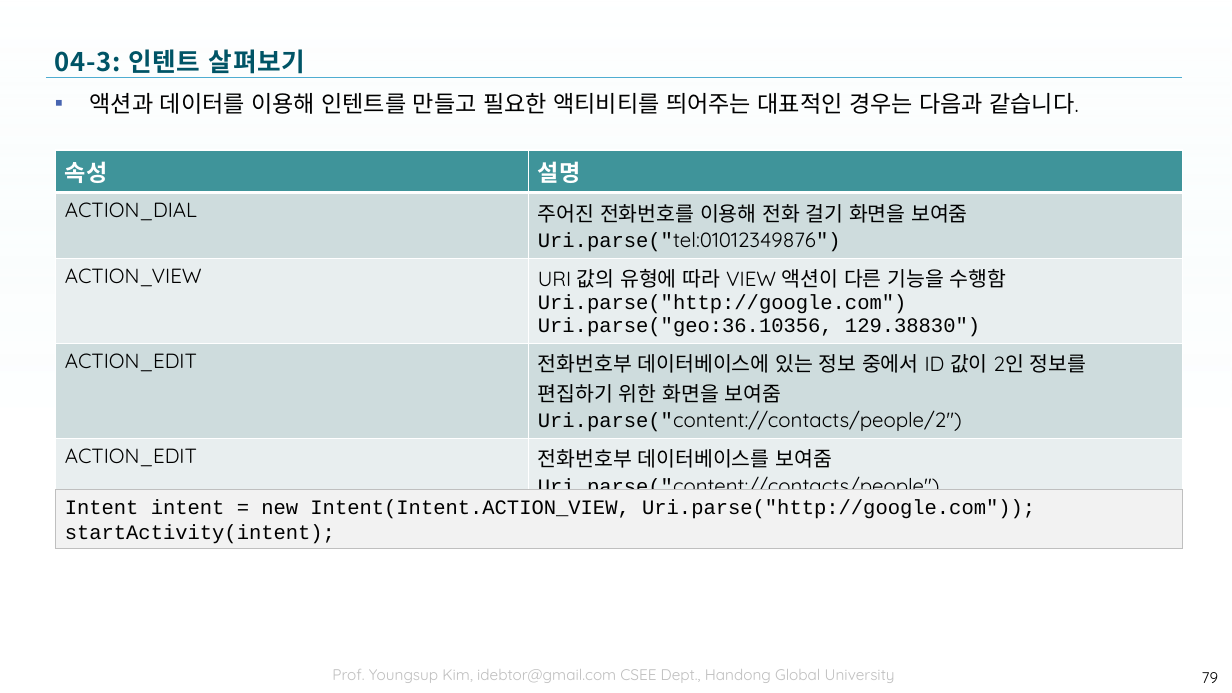
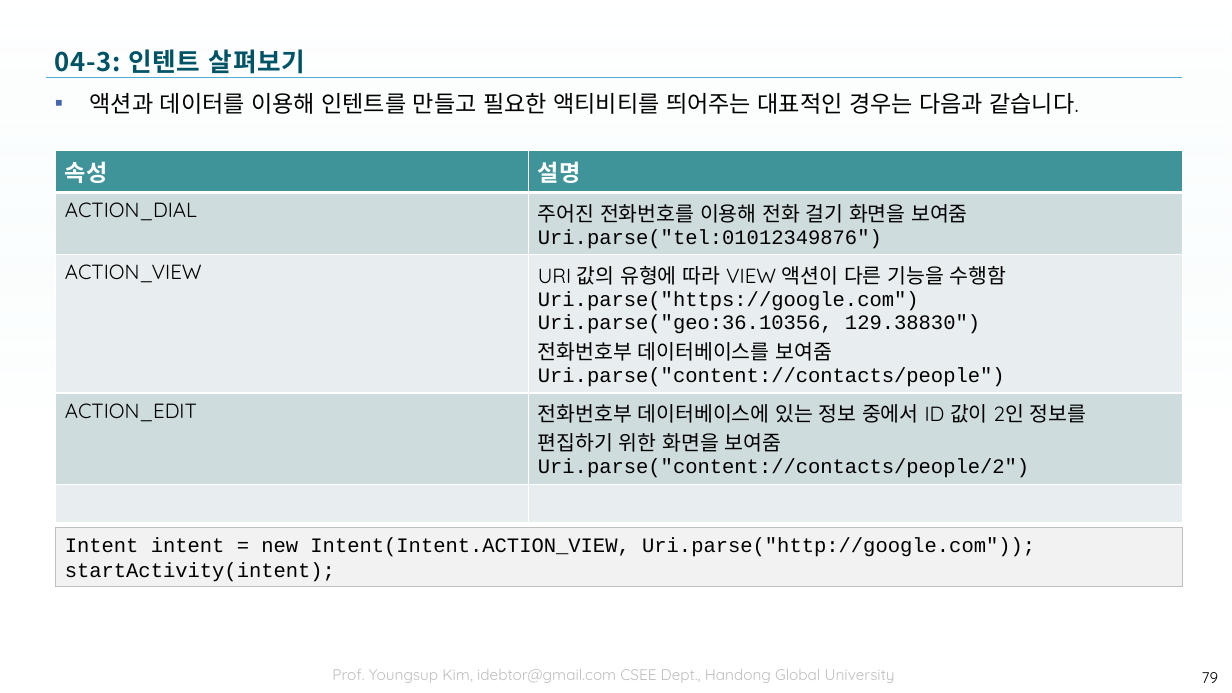
Before and after one commit to tae7841/HuStarAS, a slide deck: slide 79 of ppts/04Activity.pptx. Drawn at 1232x693 pixels with LibreOffice and Linux fonts; fonts in the diff are those of the drawing; background and template pictures are left out. Boxes give left, top, right and bottom in pixels: in the first picture for what was removed or moved away, otherwise in the second. Text is boxed around its words. In the diff, an @@ line names an element or a change of style, - is before the commit and + after.

```diff
--- a/ppts/04Activity.pptx
+++ b/ppts/04Activity.pptx
@@ table at (55,150,1182,499) @@
@@ row 3, column 2: "URI 값의 유형에 따라 VIEW 액션이 다른 기능을 수행함 / Uri.parse("http://google.com") / Uri.parse("geo:36.10356, 129.38830")" to "URI 값의 유형에 따라 VIEW 액션이 다른 기능을 수행함 / Uri.parse("https://google.com") / Uri.parse("geo:36.10356, 129.38830") / 전화번호부 데이터베이스를 보여줌 / Uri.parse("content://contacts/people")" @@
-row 5, column 1: ACTION_EDIT
+row 5, column 1: 
@@ row 5, column 2: "전화번호부 데이터베이스를 보여줌 / Uri.parse("content://contacts/people")" to "" @@
@@ font Quicksand to Courier New in "Uri.parse("tel:01012349876")", "Uri.parse("content://contacts/people/2")" @@
@@ rectangle "Intent intent = new Intent(Intent.ACTION_VIEW, ...": place and size @@
-rectangle "Intent intent = new Intent(Intent.ACTION_VIEW, ..." at (55,490,1182,549)
+rectangle "Intent intent = new Intent(Intent.ACTION_VIEW, ..." at (55,528,1182,587)
```
